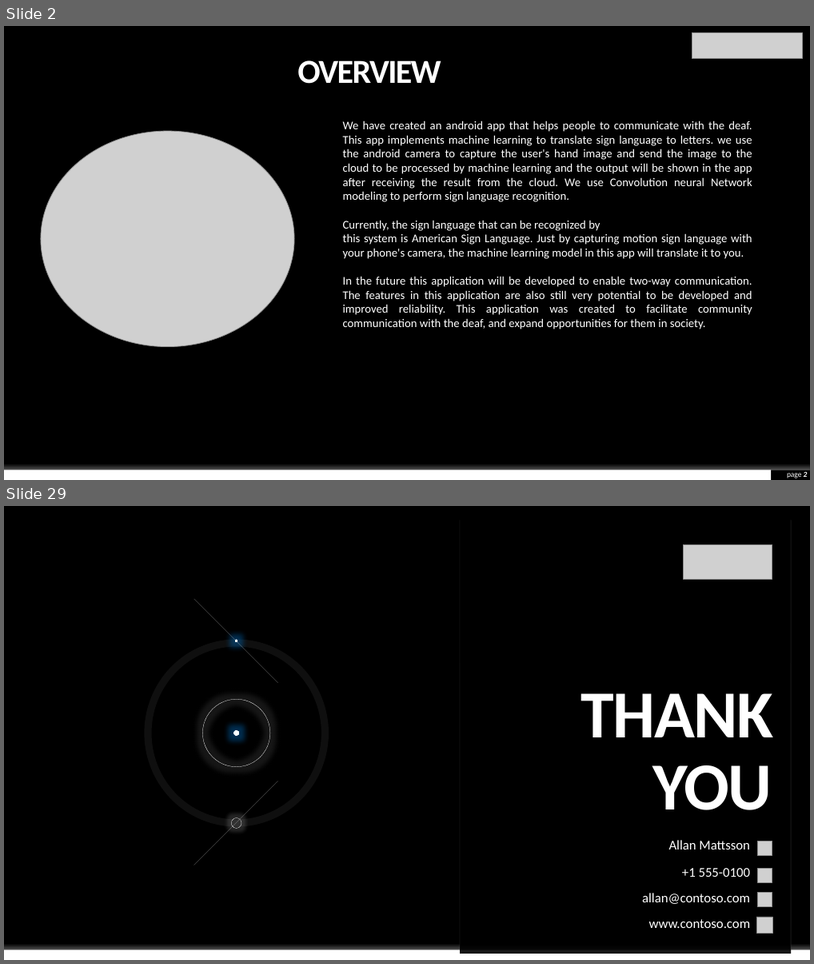
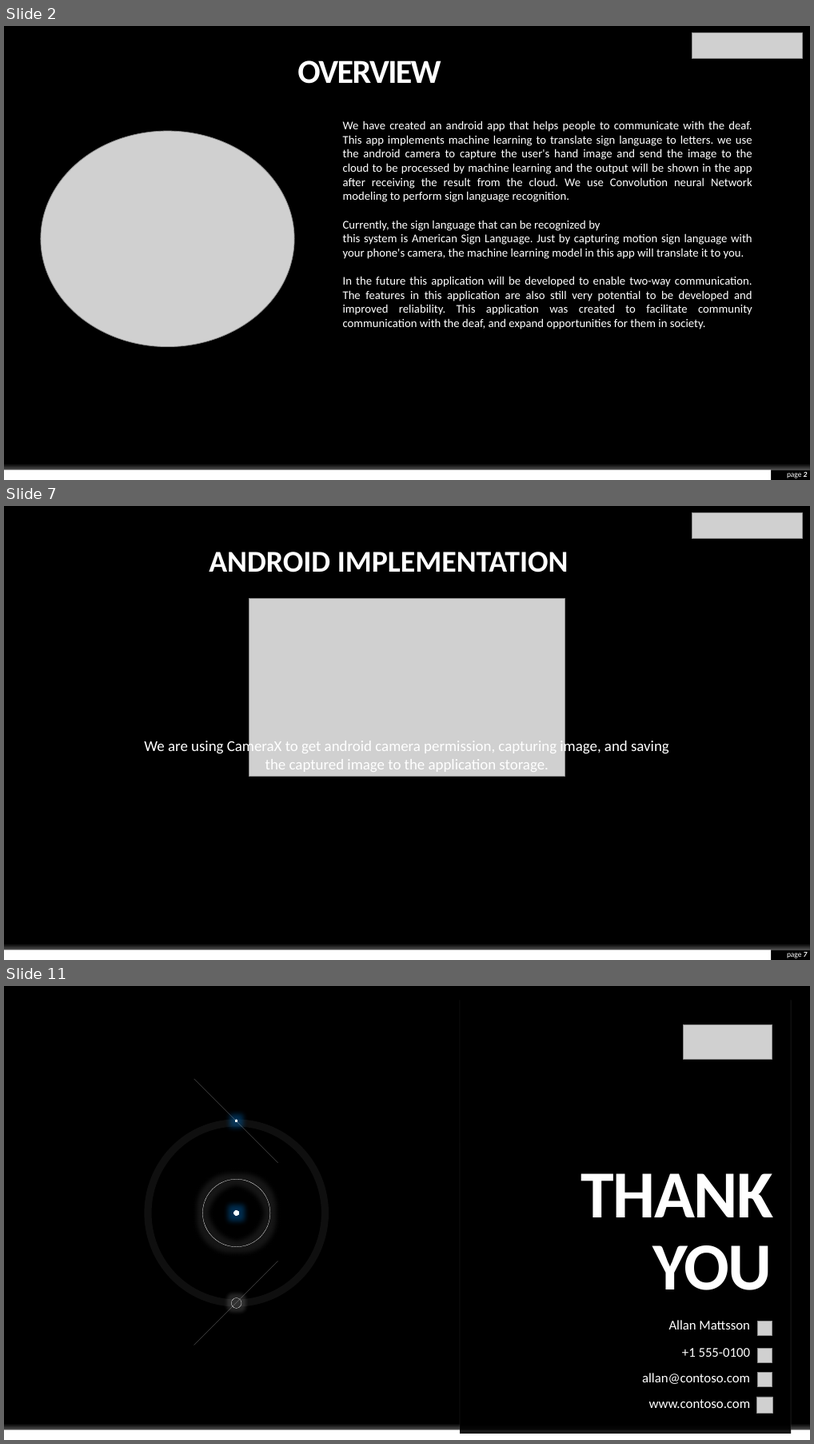
Before and after one commit to envyst/sign-language-application, a slide deck: laporan/Sign Language App Project Presentation.pptx. Shown one above the other, each under a label of ours: slides 2 and 29 before the commit, slides 2, 7 and 11 after it; the slides between them are not shown. The pictures are 814x964 and 814x1444 pixels, drawn with LibreOffice and Linux fonts; fonts in the diff are those of the drawing; grey boxes stand for pictures; background and template pictures are left out. Boxes give left, top, right and bottom in pixels: in the first picture for what was removed or moved away, otherwise in the second. Text is boxed around its words. In the diff, an @@ line names an element or a change of style, - is before the commit and + after.

```diff
--- a/laporan/Sign Language App Project Presentation.pptx
+++ b/laporan/Sign Language App Project Presentation.pptx
@@ slide 7 added at [4, 506, 810, 960], background #000000; not listed: 2 template elements that a slide beside it also shows @@
@@ picture added at [693, 512, 802, 539] @@
@@ rectangle added at [702, 517, 801, 557], fill #000000 @@
@@ text added at [209, 552, 569, 572], 36 pt, text #FFFFFF, bold @@
+ANDROID IMPLEMENTATION
@@ picture added at [250, 599, 566, 776] @@
@@ text added at [144, 739, 670, 772], 18 pt, text #FFFFFF @@
+We are using CameraX to get android camera permission, capturing image, and saving
+the captured image to the application storage.
@@ page number added at [787, 952, 808, 958], 9 pt, text #FFFFFF @@
+page 7
@@ what was slide 29 is now slide 11 @@
```
Also in this commit, not shown: 3 slides changed, 3 other slides added, 23 slides removed.
